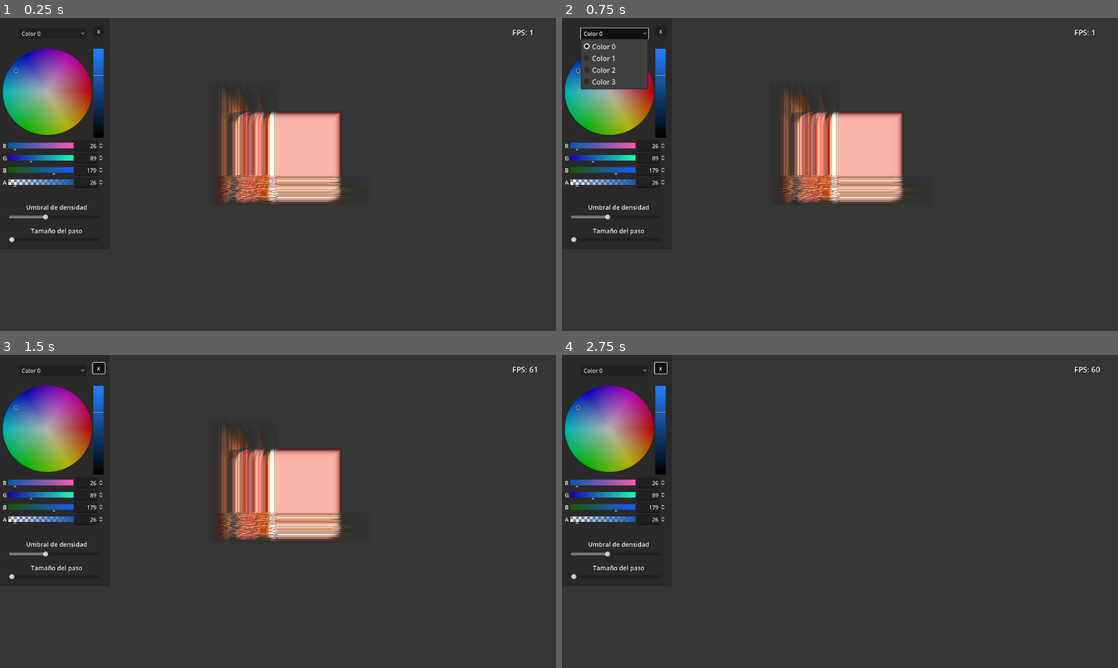
Above: before the commit, frames 1-4 (two rows, left to right).
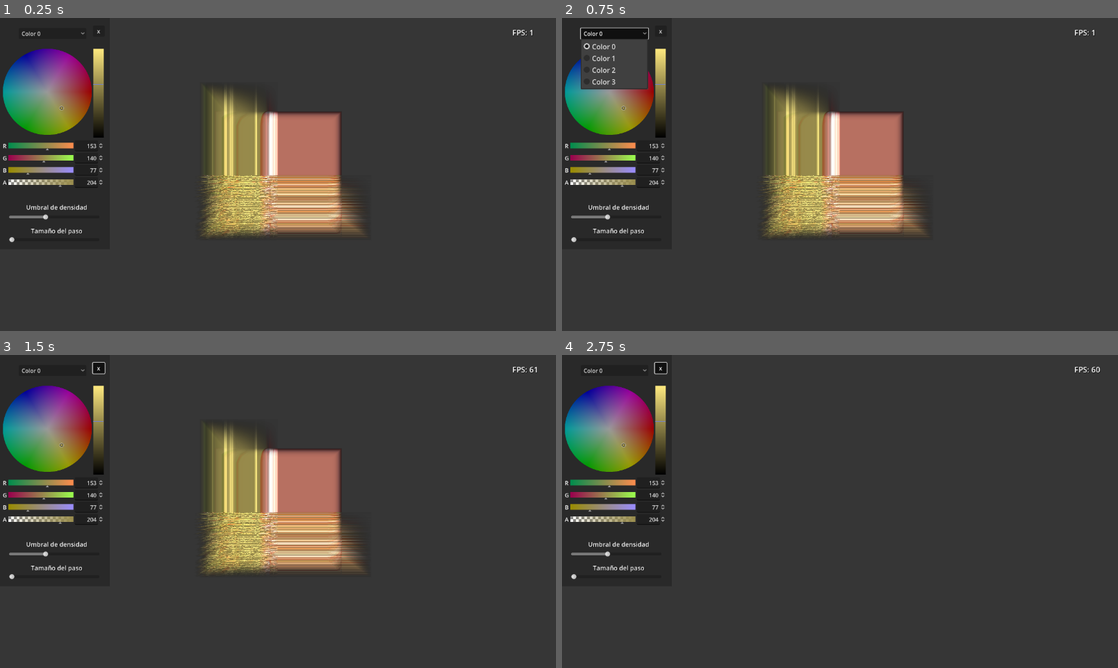
Above: after the commit, the same moments.

Repository: alvaro23LP/visualizador-volumenes
Game: Godot game, scene res://main.tscn
Two runs of this game, one before a commit and one after it. Both use one fixed random seed, a clock stepped at 60 frames per second and the inputs below. A sky picture missing from this copy of the repository is replaced by a grey-blue gradient.
Inputs (mouse positions are in pixels of both pictures, inside the frame that each line leads up to):
- Up to frame 1 (0.25 s): no input
- Up to frame 2 (0.75 s): click "Color 0" at 0.5 s
- Up to frame 3 (1.5 s): click "x" at 1.25 s
- Up to frame 4 (2.75 s): move the mouse to (867, 511) at 2.02 s; hold W (move_forward) from 2.03 s (still down); hold 1 (toggle_camera) from 2.03 s (still down)

The runs differ from the first frame. In frame 1, 15% of the frame differs, in the area x 0-66%, y 9-70%; in frame 2, 13%; in frame 3, 15%; in frame 4, 4.8%.

Commit message:
MODELO RIÑONES LISTO PRESENTACION

Diff:
--- a/VolumeLoader.gd
+++ b/VolumeLoader.gd
@@ -42,10 +42,10 @@
 		var blank = Image.create(w, h, false, Image.FORMAT_RGB8)
 
 		# Inserta al principio
-		for i in range(pad_top/1.4):
+		for i in range(pad_top/1.1):
 			slices.insert(0, blank.duplicate())
 		# Inserta al final
-		for i in range(pad_bot/1.4):
+		for i in range(pad_bot/1.1):
 			slices.append(blank.duplicate())
 
 		d = slices.size()
--- a/control.gd
+++ b/control.gd
@@ -27,17 +27,17 @@
 	$ColorPicker.color_changed.connect(_on_color_changed)
 
 	# Inicializar picker con el valor del primer color
-	var c = Color(0.1, 0.35, 0.7, 0.1)
+	var c = Color(0.6, 0.55, 0.3, 0.8)
 	$ColorPicker.color = c
 	mat.set_shader_parameter("extra_color_0", c)
 
-	c = Color(0.8, 0.6, 0.1, 0.55)
+	c = Color(0.4, 0.6, 0.1, 0.55)
 	mat.set_shader_parameter("extra_color_1", c)
 
-	c = Color(0.7, 0.0, 0.0, 0.5)
+	c = Color(0.7, 0.0, 0.0, 0.6)
 	mat.set_shader_parameter("extra_color_2", c)
 
-	c = Color(0.85, 0.85, 0.85, 0.55)
+	c = Color(0.85, 0.85, 0.85, 0.6)
 	mat.set_shader_parameter("extra_color_3", c)
 
 func _process(_delta: float) -> void:
--- a/project.godot
+++ b/project.godot
@@ -10,7 +10,7 @@
 
 [application]
 
-config/name="TFG_TORSO"
+config/name="TFG_ABDOMEN"
 run/main_scene="res://main.tscn"
 config/features=PackedStringArray("4.3", "Forward Plus")
 config/icon="res://icon.svg"
--- a/shader3_trazado_rayos.gdshader
+++ b/shader3_trazado_rayos.gdshader
@@ -25,13 +25,13 @@
 }
 
 vec4 funcion_color(float d) {
-    if (d >= 0.1 && d < 0.45) {
+    if (d >= 0.1 && d < 0.60) {
         return vec4(extra_color_0.xyz, clamp(extra_color_0.a/20.0, 0.0, 0.3));
-    } else if (d >= 0.45 && d < 0.6) {
+    } else if (d >= 0.65 && d < 0.75) {
         return vec4(extra_color_1.xyz, clamp(extra_color_1.a/20.0, 0.0, 0.3));
-    } else if (d >= 0.6 && d < 0.8) {
+    } else if (d >= 0.75 && d < 0.95) {
         return vec4(extra_color_2.xyz,clamp(extra_color_2.a/20.0, 0.0, 0.3));
-	} else if (d >= 0.8 && d <= 1.0) {
+	} else if (d >= 0.95 && d <= 1.0) {
         return vec4(extra_color_3.xyz,clamp(extra_color_3.a/20.0, 0.0, 0.3));
     } else {
         return vec4(0.0); // Vacio
Binary file removed: slices/Normal- (2339).png
Not shown, removed: slices/Normal- (2339).png.import
Binary file removed: slices/Normal- (2340).png
Not shown, removed: slices/Normal- (2340).png.import
Binary file removed: slices/Normal- (2341).png
Not shown, removed: slices/Normal- (2341).png.import
Binary file removed: slices/Normal- (2342).png
Not shown, removed: slices/Normal- (2342).png.import
Binary file removed: slices/Normal- (2343).png
Not shown, removed: slices/Normal- (2343).png.import
Binary file removed: slices/Normal- (2344).png
Not shown, removed: slices/Normal- (2344).png.import
(and 980 more such lines)
